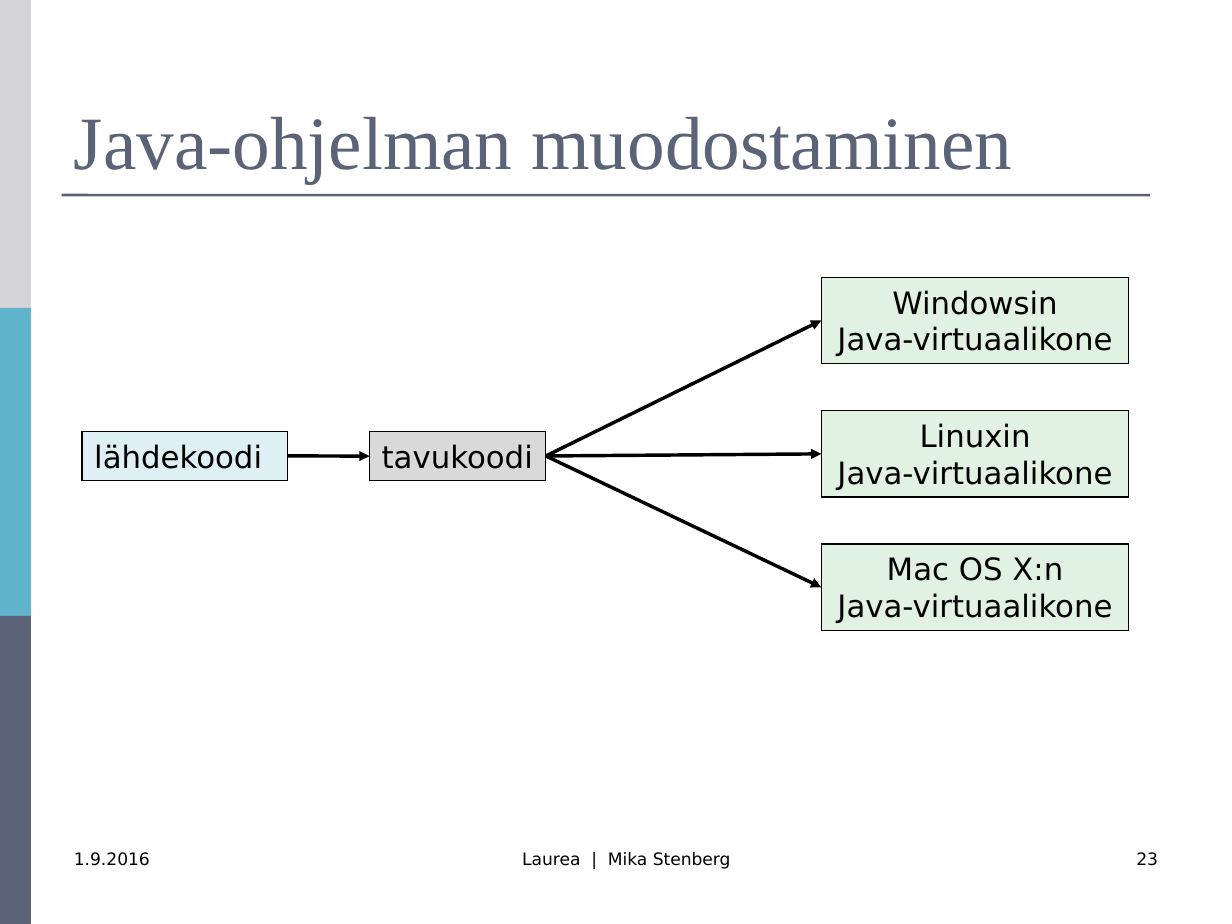
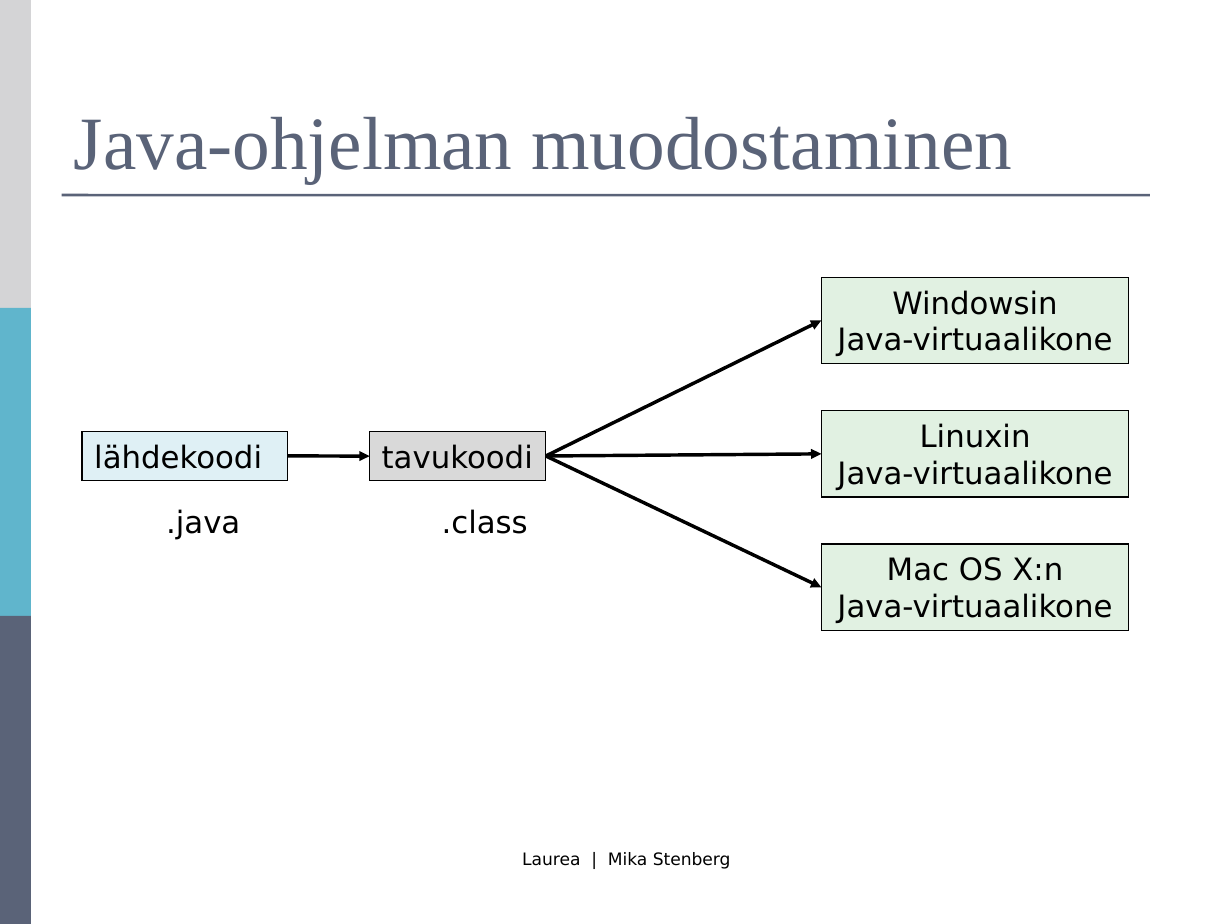
Before and after one commit to mjstenbe/OO_2017, a slide deck: slide 23 of Lecture materials (Antonius)/R0027-Luento-1-Intro.pptx. Drawn at 1232x924 pixels with LibreOffice and Linux fonts; fonts in the diff are those of the drawing. Boxes give left, top, right and bottom in pixels: in the first picture for what was removed or moved away, otherwise in the second. Text is boxed around its words. In the diff, an @@ line names an element or a change of style, - is before the commit and + after.

```diff
--- a/Lecture materials (Antonius)/R0027-Luento-1-Intro.pptx
+++ b/Lecture materials (Antonius)/R0027-Luento-1-Intro.pptx
@@ text added at (166,509,240,540), 18 pt, text #000000 @@
+.java
@@ text added at (442,509,528,534), 18 pt, text #000000 @@
+.class
@@ text removed at (74,852,150,866) @@
-1.9.2016
@@ page number removed at (1136,852,1158,866) @@
-23
```
Also in this commit, not shown: 32 other slides changed, 5 other files.
